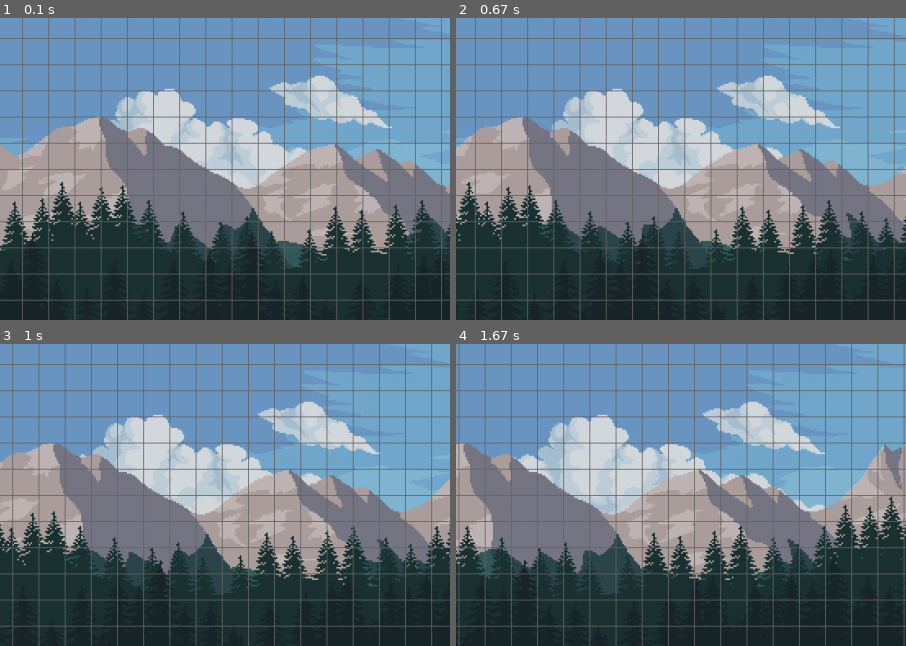
Above: before the commit, frames 1-4 (two rows, left to right).
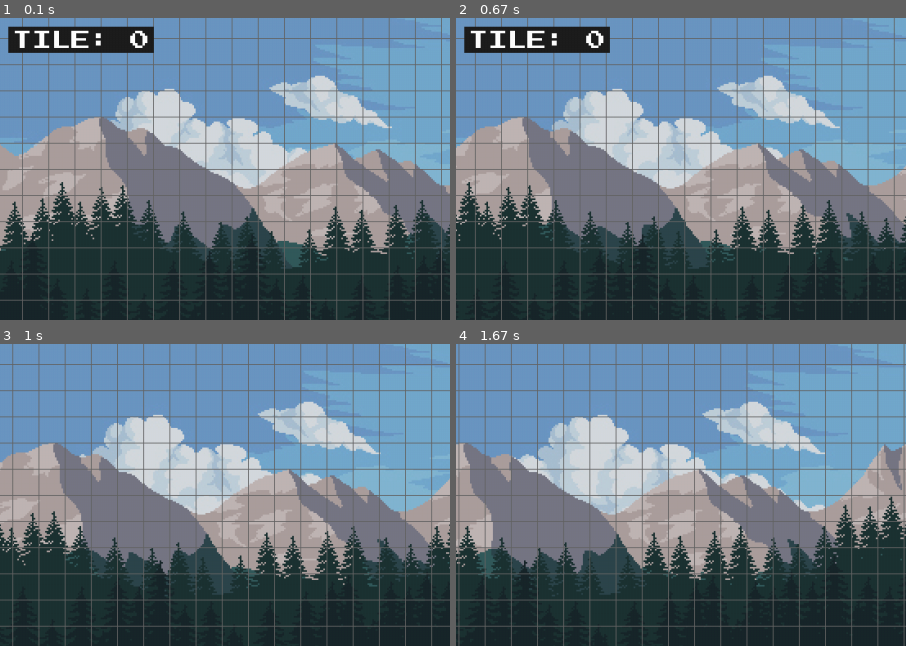
Above: after the commit, the same moments.

Repository: willydlw/pygame-level-editor
Game: pygame game, started from main.py
The game is run twice, just before and just after one commit, with the same random seed, the same clock (stepped at 60 frames per second) and the same inputs.
Inputs (mouse positions are % of the whole screen's width and height, from its top left):
- Up to frame 1 (0.1 s): no input
- Up to frame 2 (0.67 s): hold Right from 0.33 s (still down)
- Up to frame 3 (1 s): release Right at 0.8 s; click (92, 29) at 0.88 s
- Up to frame 4 (1.67 s): hold Right 1.17-1.63 s
The pictures show only the part of the screen within x 0-50%, y 1-51%; the shares and areas given below are measured in that part.

The runs differ from the first frame. In frame 1, 2.9% of the frame differs, in the area x 1-35%, y 2-12%; in frame 2, 2.9%; in frame 3, nothing differs; in frame 4, nothing differs.

Commit message:
added todo notes

Diff:
--- a/main.py
+++ b/main.py
@@ -41,6 +41,12 @@
     finally:
         pygame.quit()
 
+    print(f"TODO Ideas: 1. Multiple layers so you can put a tree on top of a grass tile? ")
+    print(f"2. Start buidling Game Engine that loads")
+    print(f"3. Choose log file save name.")
+    print(f"4. Refactor __init__ and other functions for readability?")
+    print(f"5. Probably should change class Game to name LevelEditor")
+
 
 if __name__ == "__main__":
     main()
--- a/src/game.py
+++ b/src/game.py
@@ -219,6 +219,17 @@
                 self.show_confirm = False
                 self.input_lockout = True # prevent immediate painting when popup disappears
 
+    def draw_mouse_tool_tip(self):
+        mx, my = pygame.mouse.get_pos()
+        if mx < c.SCREEN_WIDTH and my < c.SCREEN_HEIGHT:
+            font = AssetManager.get_font("mario")
+            # Show tile number
+            text = font.render(f"Tile: {self.current_tile}", True, (255, 255, 255))
+
+            # draw a small dark background for readability
+            bg_rect = text.get_rect(topleft=(mx+15, my+15))
+            pygame.draw.rect(self.screen, (30, 30, 30), bg_rect.inflate(10, 5))
+            self.screen.blit(text, bg_rect)
 
     def draw_world(self):
         for y, row in enumerate(self.world_data):
@@ -327,7 +338,8 @@
 
             # UI panels
             self.draw_side_panel()
-            self.draw_buttons()     # draw margin buttons
+            self.draw_mouse_tool_tip()
+            self.draw_buttons()
 
             # Popup (must be last to be on top)
             self.draw_confirm_popup()
